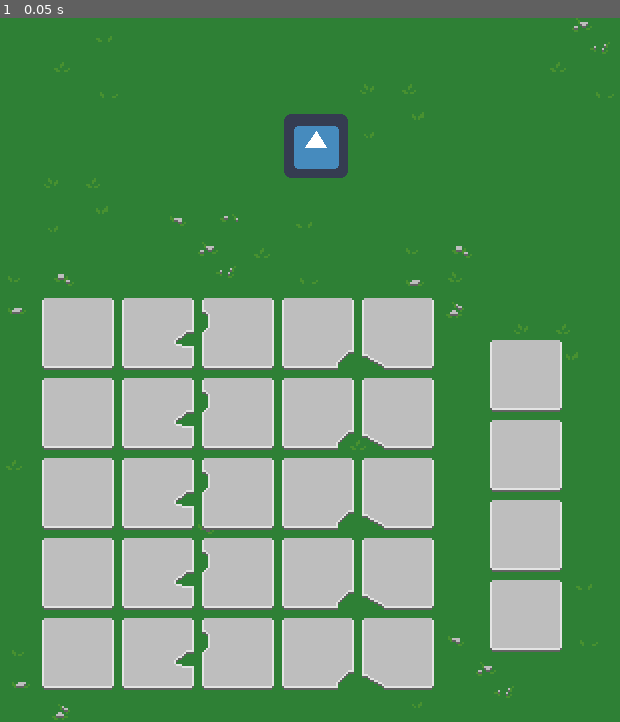
Above: before the commit, frame 1.
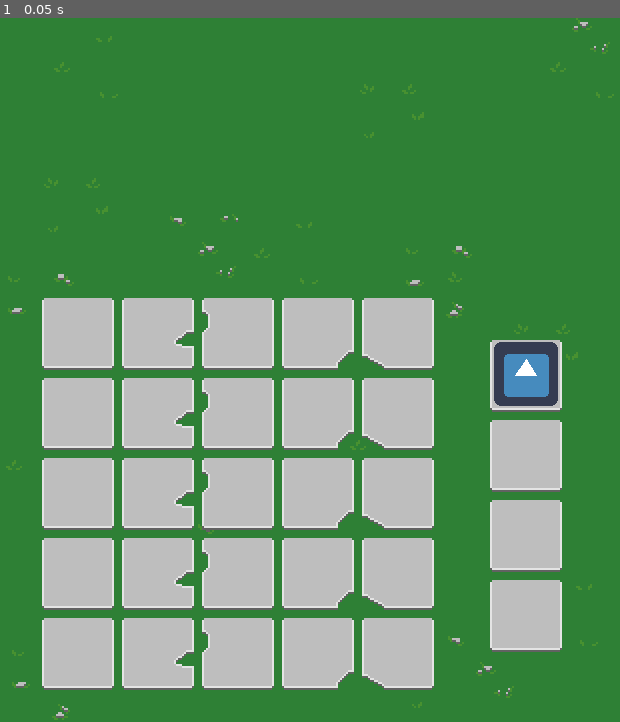
Above: after the commit, the same moment.

Repository: IFelipeSouzaI/DistrictJam
Game: Godot game, scene res://02_Scenes/Root.tscn
Two runs of this game, one before a commit and one after it. Both use one fixed random seed, a clock stepped at 60 frames per second and the inputs below. The project has no main scene, so this scene is started directly. The engine's default icon, where the game draws it, is replaced by a stand-in: a white triangle on a blue panel in a dark square.
Inputs:
- Up to frame 1 (0.05 s): no input

The runs differ from the first frame. In frame 1, 1.9% of the frame differs, in the area x 45-90%, y 13-56%.

Commit message:
drag drop posicao inicial

Diff:
--- a/DistrictJam4/01_Scripts/DragDrop.gd
+++ b/DistrictJam4/01_Scripts/DragDrop.gd
@@ -7,26 +7,35 @@
 var endX = 208
 var endY = 318
 
-var closestDistance
-var closestPosition
+var isPlaced = false
+var startPosition = Vector2.ZERO
 
 func _ready():
+	startPosition = get_parent().position
 	pass
 
 func _process(delta):
 	if selected:
 		followMouse()
+	elif isPlaced == false:
+		setOnGrid()
 	pass
 
 func followMouse():
 	get_parent().position = get_global_mouse_position()
+	isPlaced = false
+	pass
+
+func setOnGrid():
 	for x in range(startX,endX+40,40):
 		for y in range(startY,endY+40,40):
 			if get_parent().position.distance_to(Vector2(x,y)) < distance:
 				get_parent().position = Vector2(x,y)
+				startPosition = Vector2(x,y)
+				isPlaced = true
+	if isPlaced == false:
+		get_parent().position = startPosition
 	pass
-
-
 
 func _on_Area2D_input_event(viewport, event, shape_idx):
 	if event is InputEventMouseButton and event.button_index == BUTTON_LEFT:
--- a/DistrictJam4/02_Scenes/Root.tscn
+++ b/DistrictJam4/02_Scenes/Root.tscn
@@ -1,6 +1,7 @@
-[gd_scene load_steps=3 format=2]
+[gd_scene load_steps=4 format=2]
 
 [ext_resource path="res://03_Prefabs/TroopPrefab.tscn" type="PackedScene" id=1]
+[ext_resource path="res://04_Sprites/Map/GridSlots_SpriteSheet.png" type="Texture" id=2]
 [ext_resource path="res://04_Sprites/Map/Base.png" type="Texture" id=3]
 
 [node name="Root" type="Node"]
@@ -9,5 +10,10 @@
 position = Vector2( 160, 178 )
 texture = ExtResource( 3 )
 
+[node name="Sprite" type="Sprite" parent="."]
+position = Vector2( 272, 299 )
+texture = ExtResource( 2 )
+hframes = 5
+
 [node name="TroopPrefab" parent="." instance=ExtResource( 1 )]
-position = Vector2( 167, 64 )
+position = Vector2( 272, 178 )
